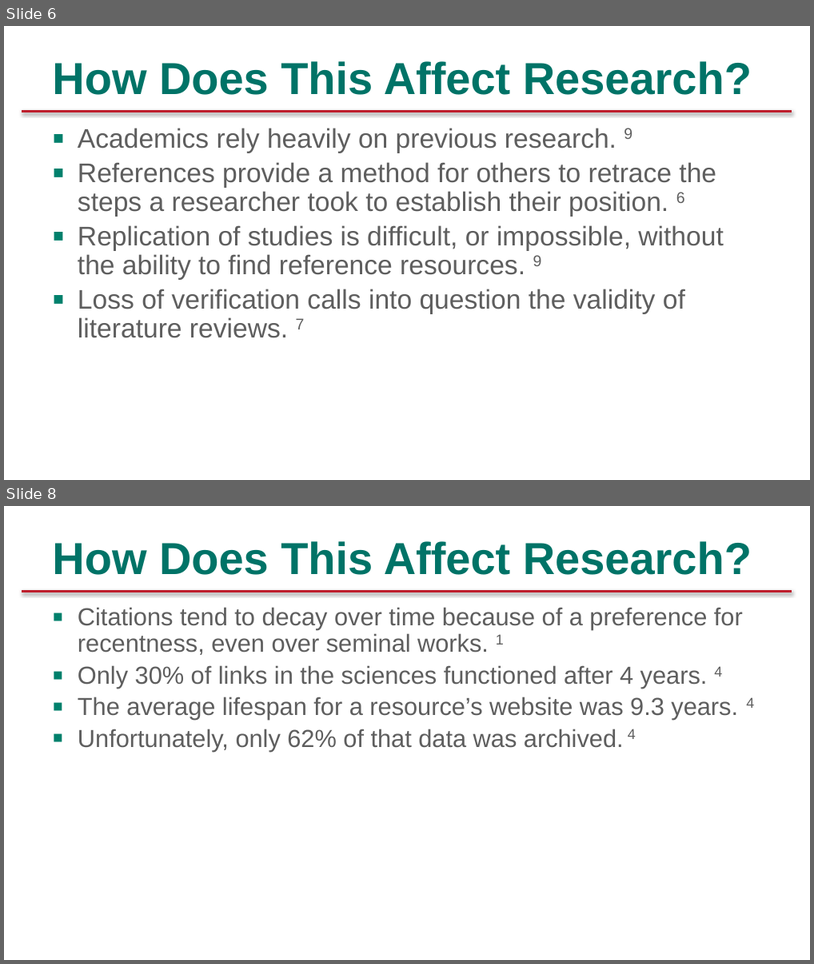
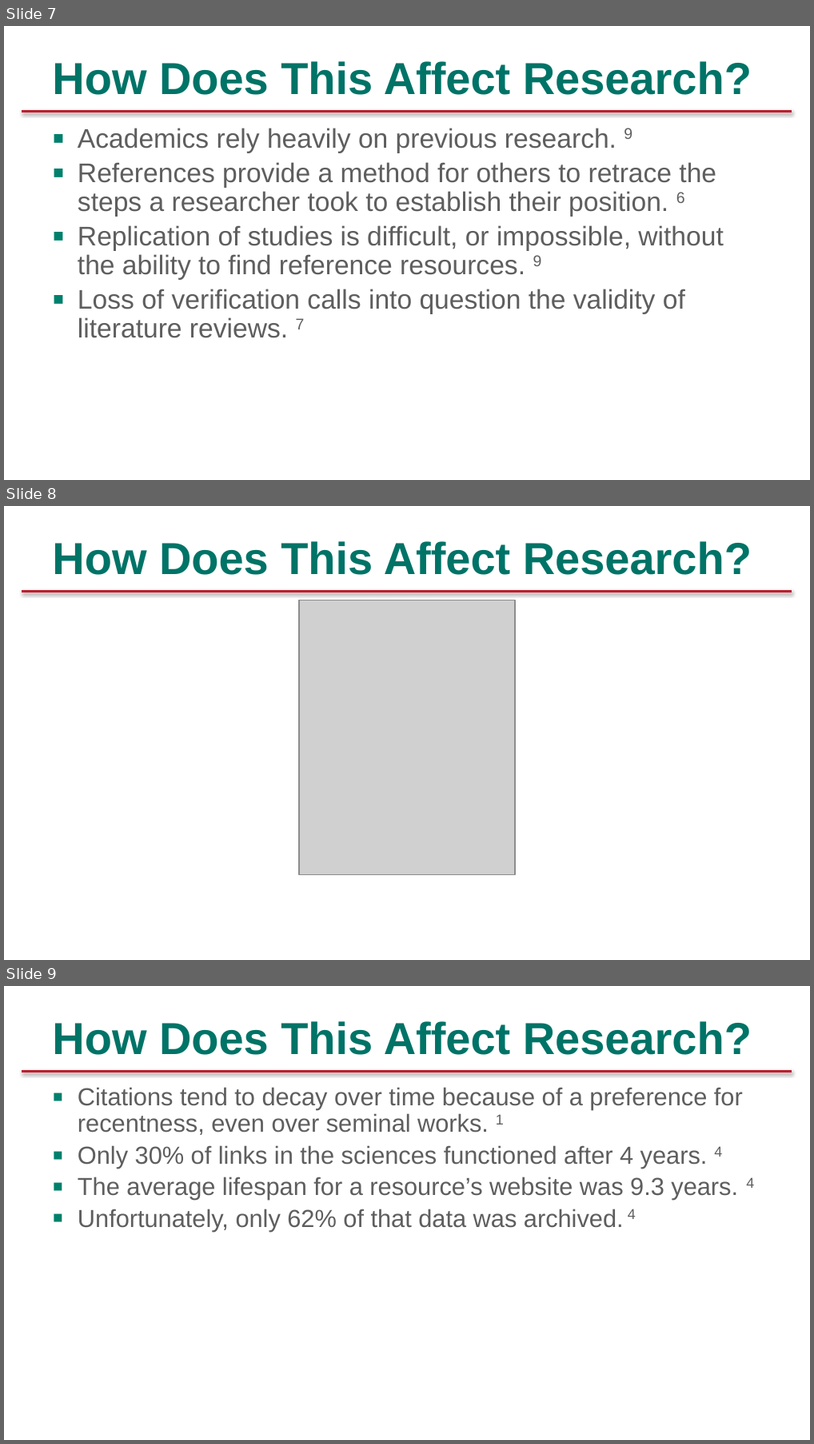
Before and after one commit to rottingresearch/rottingresearch, a slide deck: Presentations/ALA LibLearnX 2024/LibLearnX-2024-ALA.pptx. Shown one above the other, each under a label of ours: slides 6 and 8 before the commit, slides 7, 8 and 9 after it; the slides between them are not shown. The pictures are 814x964 and 814x1444 pixels, drawn with LibreOffice and Linux fonts; fonts in the diff are those of the drawing; grey boxes stand for pictures; background and template pictures are left out. Boxes give left, top, right and bottom in pixels: in the first picture for what was removed or moved away, otherwise in the second. Text is boxed around its words. In the diff, an @@ line names an element or a change of style, - is before the commit and + after.

```diff
--- a/Presentations/ALA LibLearnX 2024/LibLearnX-2024-ALA.pptx
+++ b/Presentations/ALA LibLearnX 2024/LibLearnX-2024-ALA.pptx
@@ slide 8 added at bbox=[4, 506, 810, 960], background picture (left out); not listed: 1 template element that a slide beside it also shows @@
@@ title added at bbox=[52, 541, 752, 575], 40 pt, text #007367, bold @@
+How Does This Affect Research?
@@ picture added at bbox=[299, 600, 515, 875] @@
@@ what was slide 6 is now slide 7 @@
@@ what was slide 8 is now slide 9 @@
```
Also in this commit, not shown: 1 slide changed.
